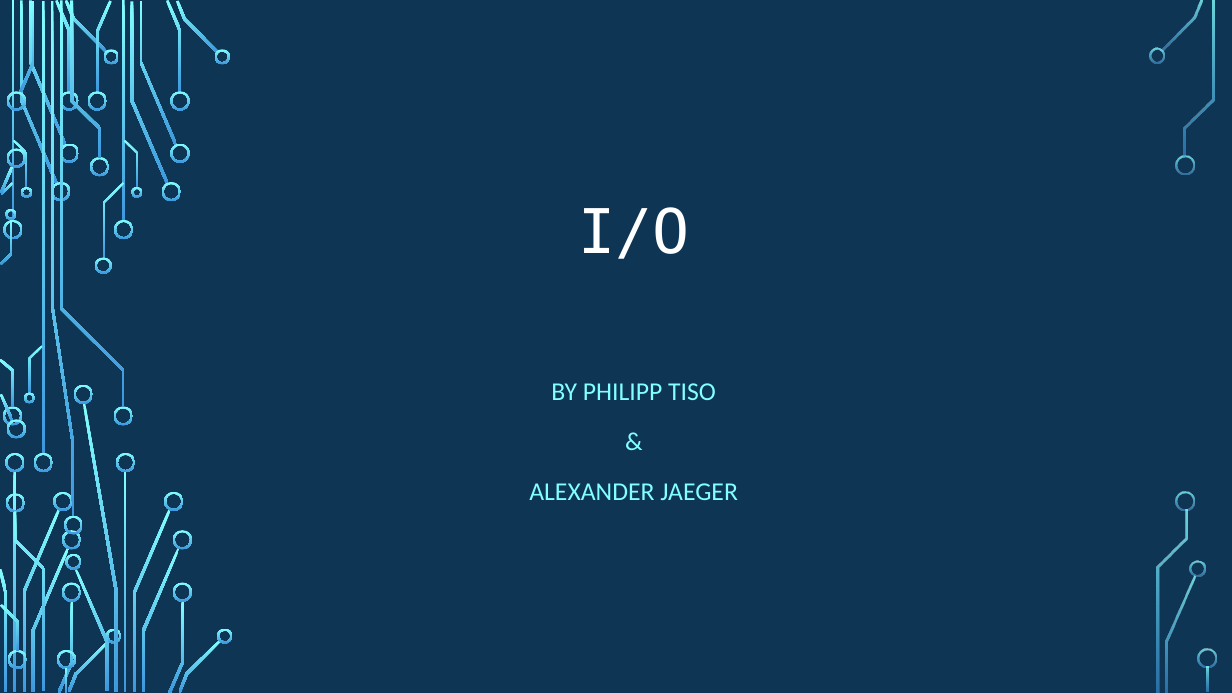
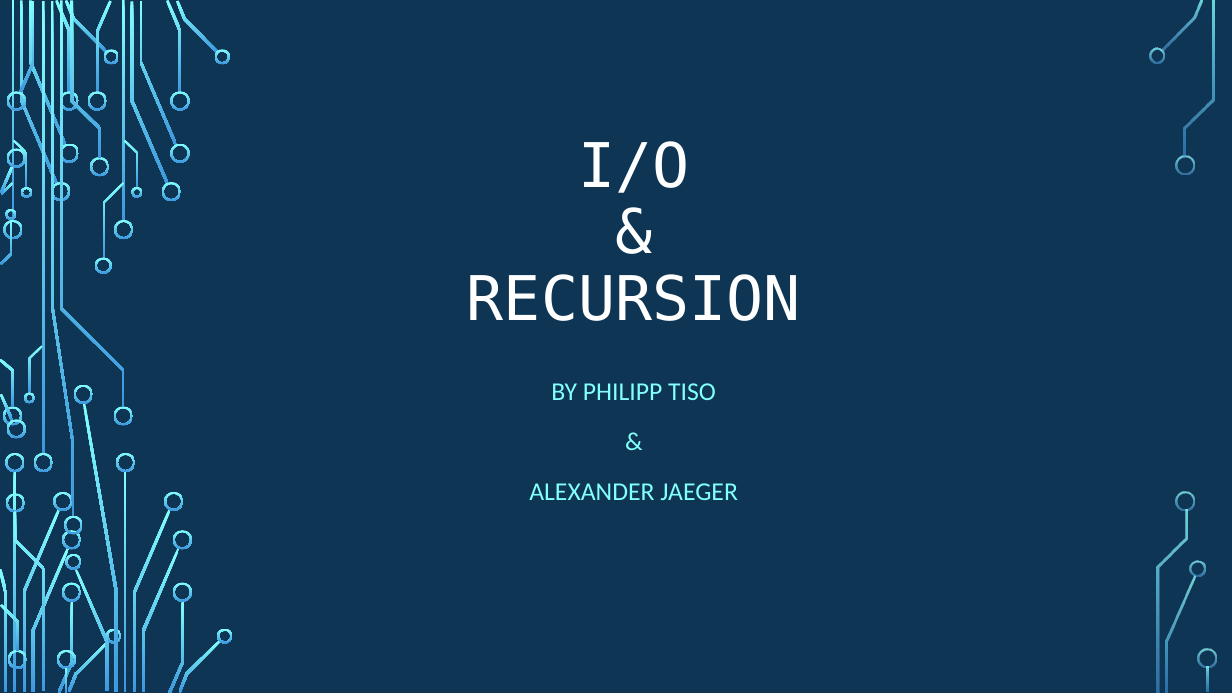
Before and after one commit to psypdt/ZIS_C-_Summer_Course_2019, a slide deck: slide 1 of Day_4/Day_4.pptx. Drawn at 1232x693 pixels with LibreOffice and Linux fonts; fonts in the diff are those of the drawing; background and template pictures are left out. Boxes give left, top, right and bottom in pixels: in the first picture for what was removed or moved away, otherwise in the second. Text is boxed around its words. In the diff, an @@ line names an element or a change of style, - is before the commit and + after.

```diff
--- a/Day_4/Day_4.pptx
+++ b/Day_4/Day_4.pptx
@@ title at <box>467,141,801,321</box>: text changed @@
-I/O
+I/O
+&
+RECURSION
```
Also in this commit, not shown: 3 other slides changed, 21 slides added.
